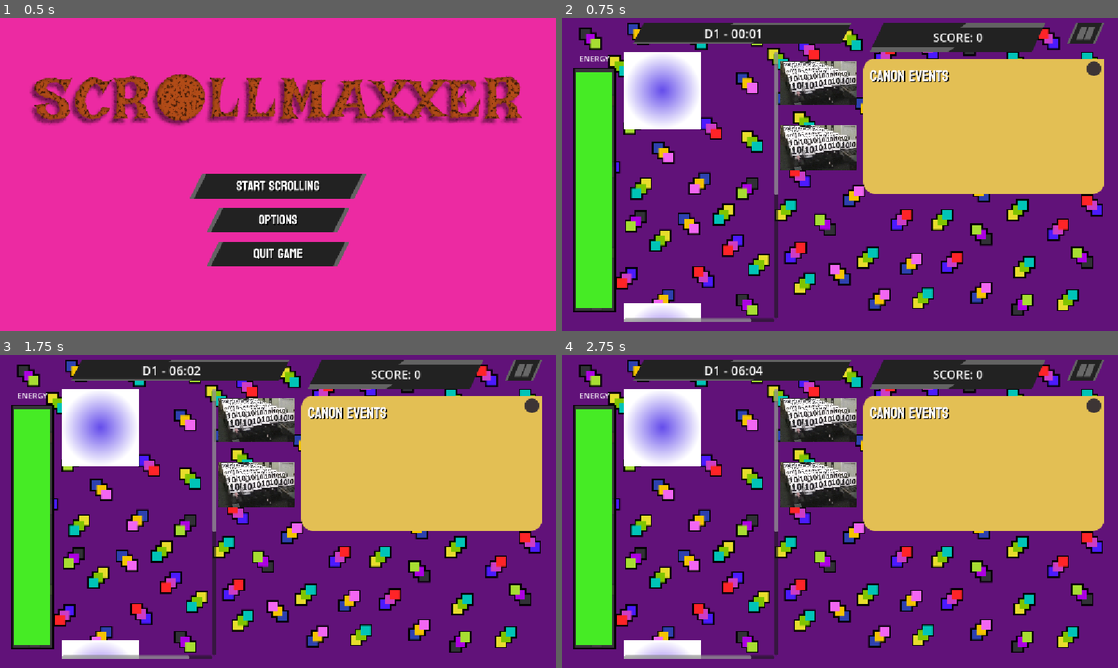
Above: before the commit, frames 1-4 (two rows, left to right).
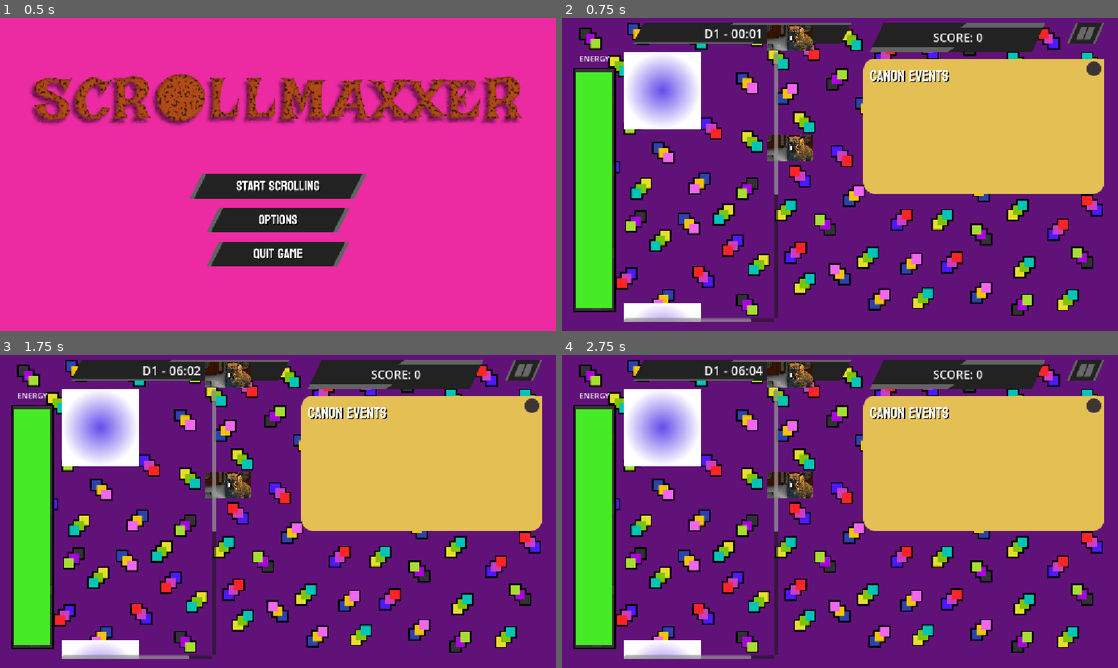
Above: after the commit, the same moments.

Repository: shi-reker/ScrollMaxxer
Game: Godot game, scene res://Scenes/main_menu.tscn
The game is run twice, just before and just after one commit, with the same random seed, the same clock (stepped at 60 frames per second) and the same inputs. The engine's default icon, where the game draws it, is replaced by a stand-in: a white triangle on a blue panel in a dark square.
Inputs (mouse positions are in pixels of both pictures, inside the frame that each line leads up to; where the layout moved, square brackets give the same spot in the first picture):
- Up to frame 1 (0.5 s): no input
- Up to frame 2 (0.75 s): click (840, 187) at 0.5 s
- Up to frame 3 (1.75 s): click (227, 373) [227, 398] at 1.25 s
- Up to frame 4 (2.75 s): click (789, 486) [789, 461] at 2 s

Frame 1 is identical in both runs. In frame 2, 4.6% of the frame differs, in the area x 36-53%, y 2-49%; in frame 3, 4.6%; in frame 4, 4.6%.
Error before the commit: Parse Error: Identifier "meme_sprite" not declared in the current scope. (res://scripts/memes/meme.gd:26)
Error after the commit: Invalid call. Nonexistent function 'reload_memes' in base 'Nil'. (res://scripts/main/main.gd:107)

Commit message:
interface comments panel

Diff:
--- /dev/null
+++ b/Scenes/comment.tscn
@@ -0,0 +1,37 @@
+[gd_scene format=3 uid="uid://cf7aaju0pl2gt"]
+
+[sub_resource type="LabelSettings" id="LabelSettings_57qmd"]
+font_size = 8
+
+[sub_resource type="LabelSettings" id="LabelSettings_yf5fn"]
+font_size = 8
+
+[node name="Control" type="Control" unique_id=619125967]
+layout_mode = 3
+anchors_preset = 10
+anchor_right = 1.0
+grow_horizontal = 2
+size_flags_horizontal = 3
+size_flags_vertical = 3
+
+[node name="VBoxContainer" type="VBoxContainer" parent="." unique_id=1444998609]
+layout_mode = 0
+offset_right = 184.0
+offset_bottom = 28.0
+
+[node name="HBoxContainer" type="HBoxContainer" parent="VBoxContainer" unique_id=329004795]
+layout_mode = 2
+
+[node name="ColorRect" type="ColorRect" parent="VBoxContainer/HBoxContainer" unique_id=598547023]
+custom_minimum_size = Vector2(10, 10)
+layout_mode = 2
+
+[node name="Label" type="Label" parent="VBoxContainer/HBoxContainer" unique_id=1913838508]
+layout_mode = 2
+text = "commenter"
+label_settings = SubResource("LabelSettings_57qmd")
+
+[node name="Label" type="Label" parent="VBoxContainer" unique_id=1592502977]
+layout_mode = 2
+text = "<3333333"
+label_settings = SubResource("LabelSettings_yf5fn")
--- /dev/null
+++ b/Scenes/comments.tscn
@@ -0,0 +1,28 @@
+[gd_scene format=3 uid="uid://dubdbrpnkmn1l"]
+
+[sub_resource type="LabelSettings" id="LabelSettings_57qmd"]
+font_size = 8
+
+[sub_resource type="LabelSettings" id="LabelSettings_yf5fn"]
+font_size = 8
+
+[node name="VBoxContainer" type="VBoxContainer" unique_id=121594678]
+offset_right = 184.0
+offset_bottom = 28.0
+
+[node name="HBoxContainer" type="HBoxContainer" parent="." unique_id=1871350868]
+layout_mode = 2
+
+[node name="ColorRect" type="ColorRect" parent="HBoxContainer" unique_id=28804648]
+custom_minimum_size = Vector2(10, 10)
+layout_mode = 2
+
+[node name="Label" type="Label" parent="HBoxContainer" unique_id=763775794]
+layout_mode = 2
+text = "commenter"
+label_settings = SubResource("LabelSettings_57qmd")
+
+[node name="Label" type="Label" parent="." unique_id=192343207]
+layout_mode = 2
+text = "<3333333"
+label_settings = SubResource("LabelSettings_yf5fn")
--- /dev/null
+++ b/Scenes/comments_panel.tscn
@@ -0,0 +1,116 @@
+[gd_scene format=3 uid="uid://b0umvwur1iyax"]
+
+[ext_resource type="PackedScene" uid="uid://dubdbrpnkmn1l" path="res://Scenes/comments.tscn" id="1_ohe8y"]
+[ext_resource type="PackedScene" uid="uid://dnkldi2y71cne" path="res://Scenes/meme_manager.tscn" id="2_0eukc"]
+
+[sub_resource type="StyleBoxFlat" id="StyleBoxFlat_f1swy"]
+content_margin_left = 0.0
+content_margin_top = 0.0
+content_margin_right = 0.0
+content_margin_bottom = 0.0
+bg_color = Color(0.13333334, 0.13333334, 0.13333334, 0.13333334)
+corner_radius_top_left = 3
+corner_radius_top_right = 3
+corner_radius_bottom_right = 3
+corner_radius_bottom_left = 3
+corner_detail = 10
+
+[sub_resource type="LabelSettings" id="LabelSettings_g4v7s"]
+
+[sub_resource type="Gradient" id="Gradient_c08ds"]
+
+[sub_resource type="GradientTexture2D" id="GradientTexture2D_g4v7s"]
+gradient = SubResource("Gradient_c08ds")
+width = 16
+height = 16
+
+[node name="MemePanel" type="Control" unique_id=321387236]
+custom_minimum_size = Vector2(200, 520)
+layout_mode = 3
+anchors_preset = 0
+offset_bottom = 520.0
+
+[node name="Panel" type="Panel" parent="." unique_id=1966061400]
+layout_mode = 1
+anchors_preset = 15
+anchor_right = 1.0
+anchor_bottom = 1.0
+grow_horizontal = 2
+grow_vertical = 2
+theme_override_styles/panel = SubResource("StyleBoxFlat_f1swy")
+
+[node name="MarginContainer" type="MarginContainer" parent="." unique_id=1404274269]
+layout_mode = 1
+anchors_preset = 15
+anchor_right = 1.0
+anchor_bottom = 1.0
+grow_horizontal = 2
+grow_vertical = 2
+theme_override_constants/margin_left = 8
+theme_override_constants/margin_top = 8
+theme_override_constants/margin_right = 8
+theme_override_constants/margin_bottom = 8
+
+[node name="VBoxContainer" type="VBoxContainer" parent="MarginContainer" unique_id=471871722]
+layout_mode = 2
+theme_override_constants/separation = 8
+
+[node name="Label" type="Label" parent="MarginContainer/VBoxContainer" unique_id=438333460]
+layout_mode = 2
+text = "COMMENTS"
+label_settings = SubResource("LabelSettings_g4v7s")
+
+[node name="ColorRect" type="ColorRect" parent="MarginContainer/VBoxContainer" unique_id=1442354048]
+custom_minimum_size = Vector2(0, 2)
+layout_mode = 2
+color = Color(1, 1, 0.99607843, 1)
+
+[node name="VBoxContainer" parent="MarginContainer/VBoxContainer" unique_id=121594678 instance=ExtResource("1_ohe8y")]
+layout_mode = 2
+
+[node name="VBoxContainer2" parent="MarginContainer/VBoxContainer" unique_id=1243126424 instance=ExtResource("1_ohe8y")]
+layout_mode = 2
+
+[node name="VBoxContainer3" parent="MarginContainer/VBoxContainer" unique_id=997104942 instance=ExtResource("1_ohe8y")]
+layout_mode = 2
+
+[node name="MarginContainer2" type="MarginContainer" parent="." unique_id=817536097]
+layout_mode = 1
+anchors_preset = 12
+anchor_top = 1.0
+anchor_right = 1.0
+anchor_bottom = 1.0
+grow_horizontal = 2
+grow_vertical = 0
+theme_override_constants/margin_left = 8
+theme_override_constants/margin_top = 8
+theme_override_constants/margin_right = 8
+theme_override_constants/margin_bottom = 8
+
+[node name="VBoxContainer" type="VBoxContainer" parent="MarginContainer2" unique_id=1205702676]
+layout_mode = 2
+
+[node name="PanelContainer" type="PanelContainer" parent="MarginContainer2/VBoxContainer" unique_id=287825777]
+layout_mode = 2
+
+[node name="MemeManager" parent="MarginContainer2/VBoxContainer/PanelContainer" unique_id=1069896293 instance=ExtResource("2_0eukc")]
+layout_mode = 2
+
+[node name="HBoxContainer" type="HBoxContainer" parent="MarginContainer2/VBoxContainer" unique_id=1027565236]
+layout_mode = 2
+
+[node name="TextureRect" type="TextureRect" parent="MarginContainer2/VBoxContainer/HBoxContainer" unique_id=897160237]
+layout_mode = 2
+texture = SubResource("GradientTexture2D_g4v7s")
+expand_mode = 3
+
+[node name="VBoxContainer" type="VBoxContainer" parent="MarginContainer2/VBoxContainer/HBoxContainer" unique_id=2041937686]
+layout_mode = 2
+
+[node name="Label" type="Label" parent="MarginContainer2/VBoxContainer/HBoxContainer/VBoxContainer" unique_id=1269845348]
+layout_mode = 2
+text = "CHOOSE A MEME!"
+
+[node name="ColorRect" type="ColorRect" parent="MarginContainer2/VBoxContainer/HBoxContainer/VBoxContainer" unique_id=93219920]
+custom_minimum_size = Vector2(-1, 1)
+layout_mode = 2
--- a/Scenes/meme.tscn
+++ b/Scenes/meme.tscn
@@ -1,40 +1,38 @@
 [gd_scene format=3 uid="uid://kgvldap8jw00"]
 
 [ext_resource type="Script" uid="uid://cxwbp7aal7fi" path="res://scripts/memes/meme.gd" id="1_65bqg"]
-[ext_resource type="Resource" uid="uid://bdpo7ionnm4xe" path="res://resources/memes/normie/like/10of10.tres" id="2_jf8d7"]
-[ext_resource type="Texture2D" uid="uid://cedjq3opc11d6" path="res://assets/10of10.jpg" id="3_jf8d7"]
+[ext_resource type="Texture2D" uid="uid://deijkxq0btwek" path="res://assets/tai_lung_computer.jpg" id="1_jf8d7"]
+[ext_resource type="Resource" uid="uid://bktowvqqbshal" path="res://resources/memes/normie/dislike/tai_lung.tres" id="3_iwwog"]
 
 [sub_resource type="Gradient" id="Gradient_jf8d7"]
 
 [sub_resource type="GradientTexture2D" id="GradientTexture2D_g4v7s"]
 gradient = SubResource("Gradient_jf8d7")
+width = 8
+height = 8
 
-[node name="Meme" type="TextureButton" unique_id=1212883254 node_paths=PackedStringArray("meme_sprite", "effect_sprite", "hint")]
+[node name="Meme" type="TextureButton" unique_id=1212883254 node_paths=PackedStringArray("effect_sprite", "hint")]
+custom_maximum_size = Vector2(96, 96)
+texture_normal = ExtResource("1_jf8d7")
+stretch_mode = 5
 script = ExtResource("1_65bqg")
-meme_sprite = NodePath("MemeSprite")
+max_x = 96
+max_y = 96
 effect_sprite = NodePath("EffectSprite")
-hint = NodePath("MemeSprite/HintSprite")
-meme_stats = ExtResource("2_jf8d7")
+hint = NodePath("HintSprite")
+meme_stats = ExtResource("3_iwwog")
 
-[node name="MemeSprite" type="TextureRect" parent="." unique_id=808300281]
-layout_mode = 0
-offset_right = 40.0
-offset_bottom = 40.0
-scale = Vector2(0.31189084, 0.31189084)
-texture = ExtResource("3_jf8d7")
-
-[node name="HintSprite" type="TextureRect" parent="MemeSprite" unique_id=1629473196]
-visible = false
+[node name="HintSprite" type="TextureRect" parent="." unique_id=1629473196]
 layout_mode = 1
 anchors_preset = 8
 anchor_left = 0.5
 anchor_top = 0.5
 anchor_right = 0.5
 anchor_bottom = 0.5
-offset_left = -32.0
-offset_top = -32.0
-offset_right = 32.0
-offset_bottom = 32.0
+offset_left = -4.0
+offset_top = -4.0
+offset_right = 4.0
+offset_bottom = 4.0
 grow_horizontal = 2
 grow_vertical = 2
 texture = SubResource("GradientTexture2D_g4v7s")
--- /dev/null
+++ b/Scenes/meme_manager.tscn
@@ -0,0 +1,30 @@
+[gd_scene format=3 uid="uid://dnkldi2y71cne"]
+
+[ext_resource type="Script" uid="uid://c8h8apjpiq1fh" path="res://scripts/memes/meme_manager.gd" id="1_hk0lo"]
+[ext_resource type="PackedScene" uid="uid://kgvldap8jw00" path="res://Scenes/meme.tscn" id="2_q5qnk"]
+
+[node name="MemeManager" type="GridContainer" unique_id=1299505990]
+offset_right = 200.0
+offset_bottom = 200.0
+columns = 2
+script = ExtResource("1_hk0lo")
+
+[node name="Meme" parent="." unique_id=1212883254 instance=ExtResource("2_q5qnk")]
+layout_mode = 2
+max_x = 160
+max_y = 160
+
+[node name="Meme2" parent="." unique_id=496032563 instance=ExtResource("2_q5qnk")]
+layout_mode = 2
+max_x = 160
+max_y = 160
+
+[node name="Meme3" parent="." unique_id=551657315 instance=ExtResource("2_q5qnk")]
+layout_mode = 2
+max_x = 160
+max_y = 160
+
+[node name="Meme4" parent="." unique_id=2128509923 instance=ExtResource("2_q5qnk")]
+layout_mode = 2
+max_x = 160
+max_y = 160
--- a/scripts/memes/meme.gd
+++ b/scripts/memes/meme.gd
@@ -23,9 +23,9 @@
 		return
 	var tex := meme_stats.texture
 
-	if meme_sprite and meme_sprite.texture != tex:
-		meme_sprite.texture = tex
-	_resize_sprite_to_fit()
+	if texture_normal != tex:
+		texture_normal = tex
+	#_resize_sprite_to_fit()
 
 func prepaire_effect(texture: Texture2D):
 	effect_sprite.show()
@@ -37,15 +37,15 @@
 	pass
 
 func _resize_sprite_to_fit() -> void:
-	if not meme_sprite:
+	if not texture_normal:
 		return
-	var texture_size: Vector2 = meme_sprite.texture.get_size()
+	var texture_size: Vector2 = texture_normal.get_size()
 	if texture_size.x == 0 or texture_size.y == 0:
 		return
 	var scale_factor_x: float = max_x / texture_size.x
 	var scale_factor_y: float = max_y / texture_size.y
 	var final_scale: float = min(scale_factor_x, scale_factor_y)
 	if final_scale < 1.0:
-		meme_sprite.scale = Vector2(final_scale, final_scale)
+		texture_normal.scale = Vector2(final_scale, final_scale)
 	else:
-		meme_sprite.scale = Vector2.ONE # Reset to original size if it naturally fits
+		texture_normal.scale = Vector2.ONE # Reset to original size if it naturally fits
--- a/scripts/memes/meme_manager.gd
+++ b/scripts/memes/meme_manager.gd
@@ -1,4 +1,4 @@
-extends VBoxContainer
+extends GridContainer
 class_name MemeManager
 
 var correct_meme_node: Meme
